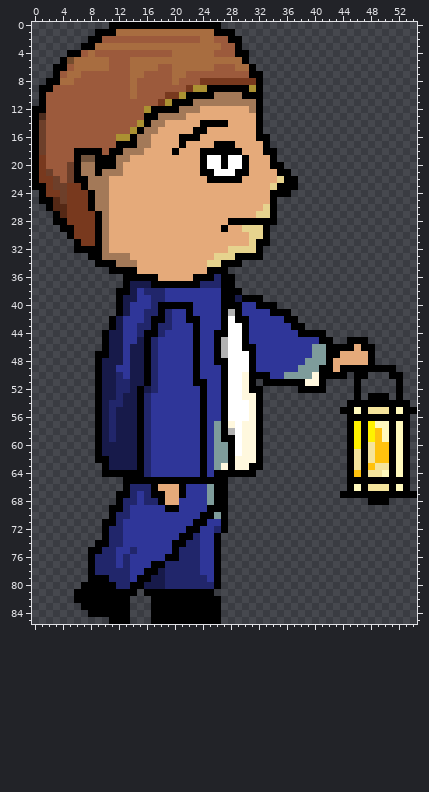
Two versions of one sprite sheet, game/images/sprites/Boy/right/4.png. The picture above was drawn from the file before the commit.
The file is 165x258 pixels, drawn in blocks of 3x3; one block is one cell here. Colours within 5 levels of each other are drawn and written as one.
Once edited:
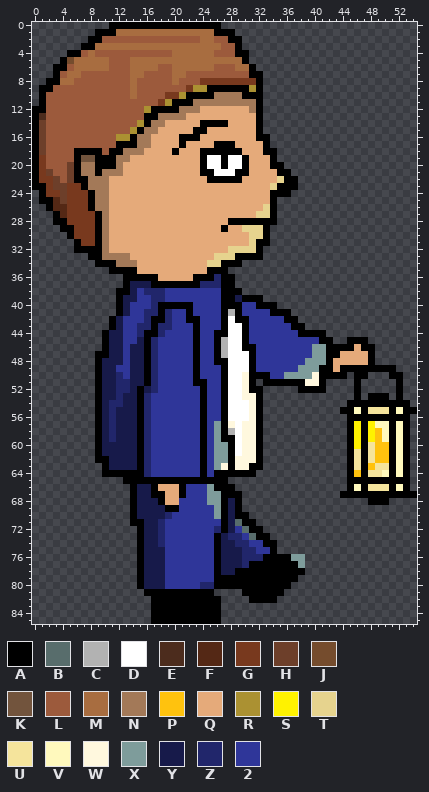
Palette (. is transparent): A #000000  B #586d6c  C #b2b2b2  D #ffffff  E #4c2c1d  F #542815  G #78391e  H #6d3f2a  J #754c2d  K #72543d  L #9c5a3c  M #a86d40  N #a37958  P #ffc20e  Q #e5aa7a  R #ab9132  S #fff200  T #e6d38e  U #f5e49c  V #fff9bd  W #fff8de  X #7e9c9b  Y #171a4a  Z #21266b  2 #2f3699
What changed:
Changed rows in their new state; - is an unchanged pixel.
first column x 6:
66 -------.AYY-----------A----------
67 ------..AYY---------X-AA---------
68 ------..AYYY--------X-YA---------
69 -----...AYYYY------2X-YA---------
70 -----...AYYYYZ----22--YAA--------
71 ----....AAYYZ----22---YBAA-------
72 ----.....AYYZ---22----Y2BAA------
73 ----.....AYYZ--222---YZZ2BAA-----
74 ---......AYYZ-2222---YYZZ22AA----
75 --.......AYYY-2222---YYYZZ22A----
76 --.......AYYY22222---YYYZZZAAAAXX
77 --.......AYYY22222---YYYZAAAAAAAX
78 --.......AYY-22222---YYAAAAAAAAAA
79 --.......-Y--222222--AAAAAAAAAAA-
80 -........----22222---AAAAAAAAAA--
81 .........---------------AAAAAA---
82 ........-----------------AAAA----
83 -.......-------------------------
84 --......-------------------------
85 -----...-------------------------
Where, in picture pixels (left, top, right, bottom), the same in both pictures:
changed: (74, 484, 305, 624)
